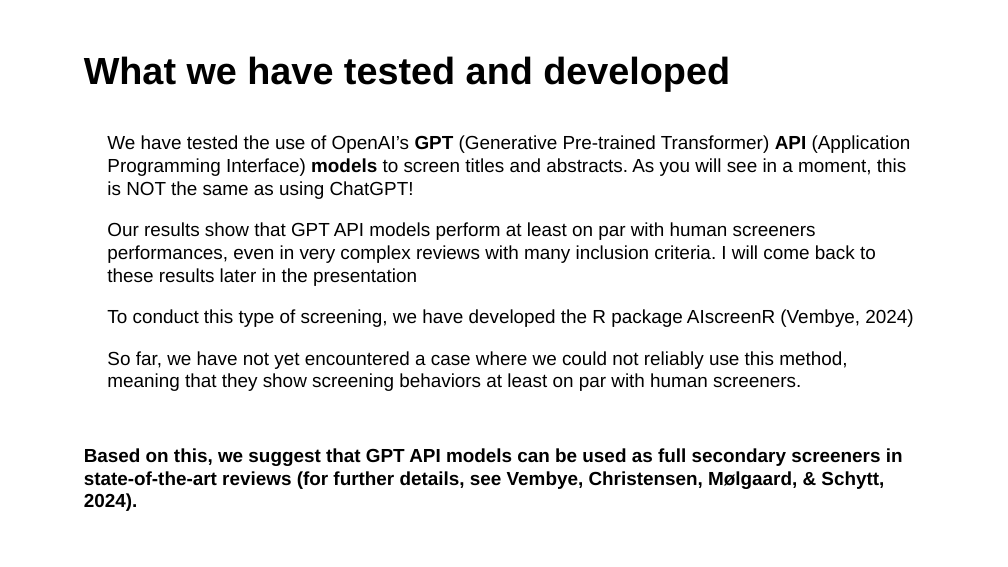
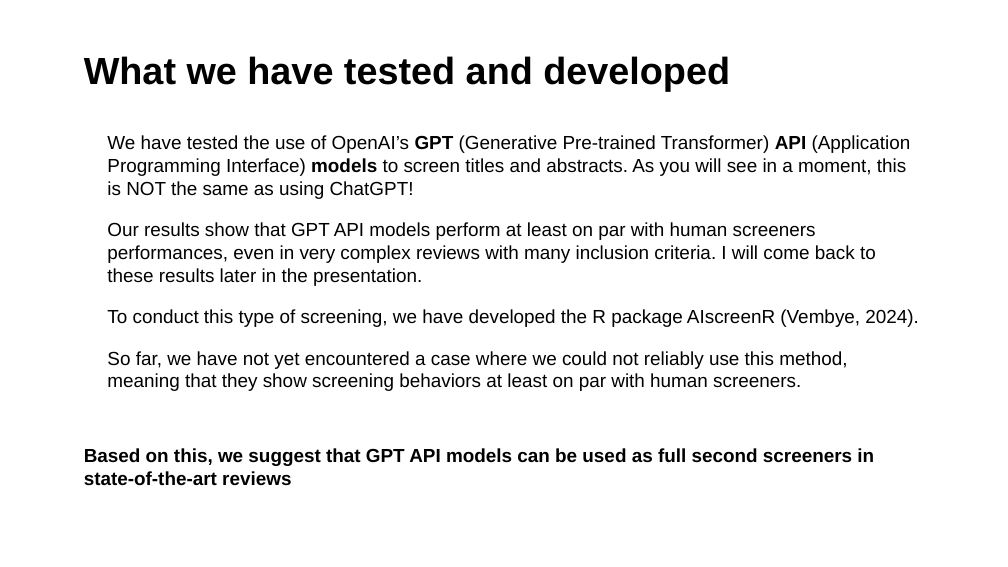
Before and after one commit to MikkelVembye/SRMA-SIG-presentation, a slide deck: slide 4 of SRMA SIG presentation 2024.potx.pptx. Drawn at 1008x567 pixels with LibreOffice and Linux fonts; fonts in the diff are those of the drawing; background and template pictures are left out. Boxes give left, top, right and bottom in pixels: in the first picture for what was removed or moved away, otherwise in the second. Text is boxed around its words. In the diff, an @@ line names an element or a change of style, - is before the commit and + after.

Commit message:
151124 1731

```diff
--- a/SRMA SIG presentation 2024.potx.pptx
+++ b/SRMA SIG presentation 2024.potx.pptx
@@ text at [107,222,919,327]: text changed @@
-• Our results show that GPT API models perform at least on par with human screeners performances, even in very complex reviews with many inclusion criteria. I will come back to these results later in the presentation
-• To conduct this type of screening, we have developed the R package AIscreenR (Vembye, 2024)
+• Our results show that GPT API models perform at least on par with human screeners performances, even in very complex reviews with many inclusion criteria. I will come back to these results later in the presentation.
+• To conduct this type of screening, we have developed the R package AIscreenR (Vembye, 2024).
@@ text at [84,448,874,486]: text changed @@
-Based on this, we suggest that GPT API models can be used as full secondary screeners in state-of-the-art reviews (for further details, see Vembye, Christensen, Mølgaard, & Schytt, 2024).
+Based on this, we suggest that GPT API models can be used as full second screeners in state-of-the-art reviews
```
Also in this commit, not shown: 1 other slide changed.
